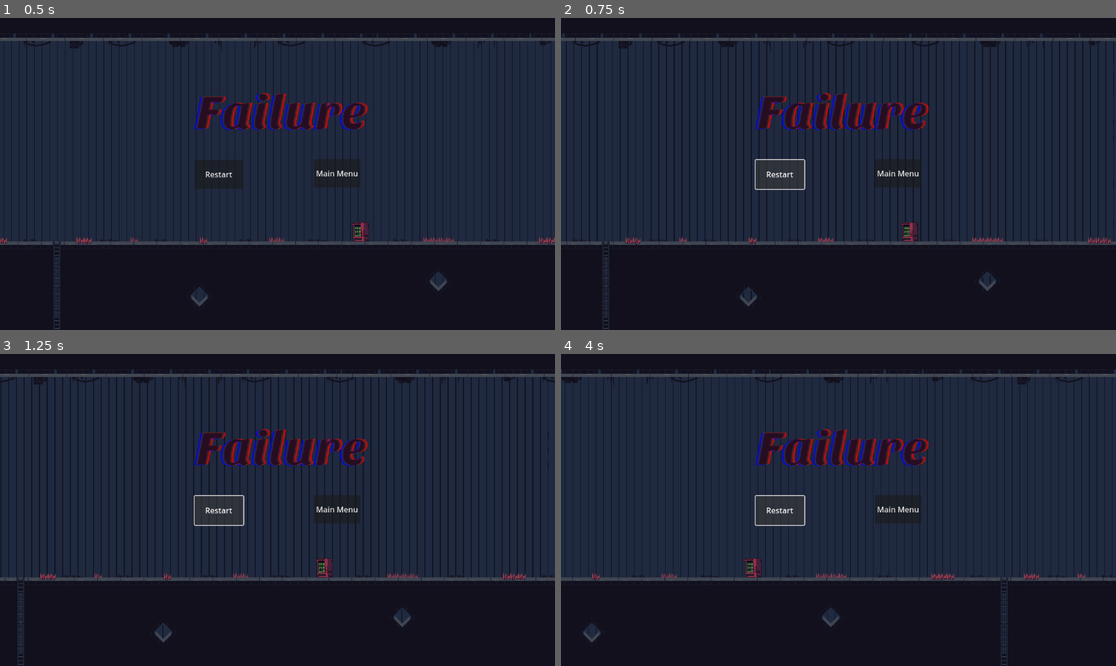
Above: before the commit, frames 1-4 (two rows, left to right).
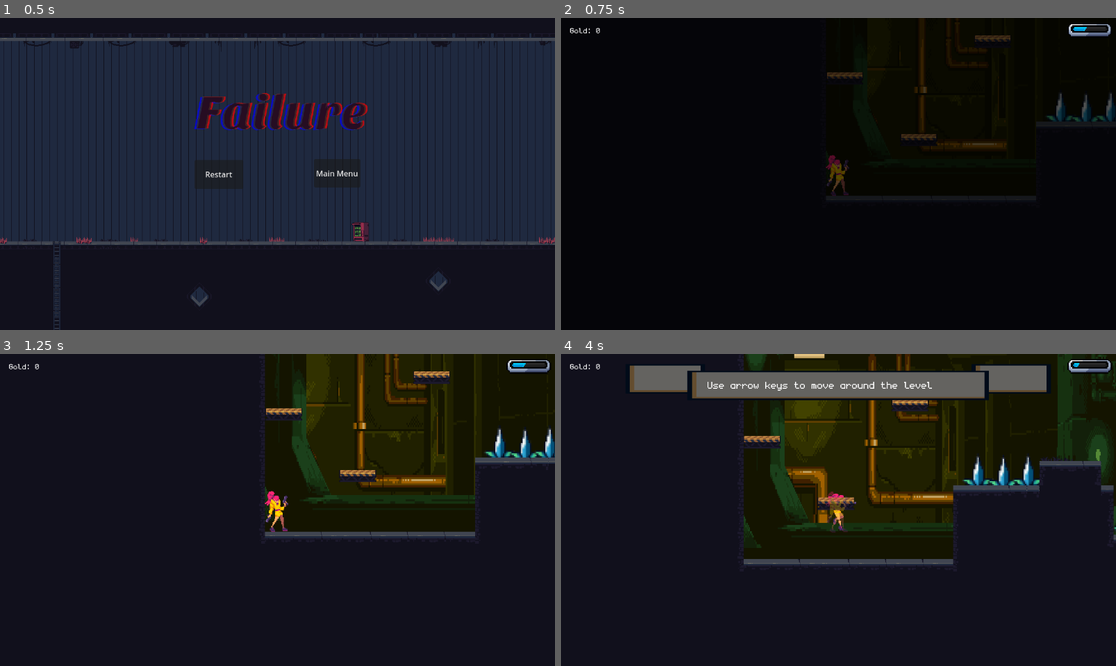
Above: after the commit, the same moments.

Repository: NickYoungren/ChronoQuest
Game: Godot game, scene res://scenes/death_scene.tscn
Two runs of this game, one before a commit and one after it. Both use one fixed random seed, a clock stepped at 60 frames per second and the inputs below. This scene is started directly instead of the project's main scene. Sound files missing from this copy of the repository are replaced by a short silence.
Inputs (mouse positions are in pixels of both pictures, inside the frame that each line leads up to):
- Up to frame 1 (0.5 s): no input
- Up to frame 2 (0.75 s): click "Restart" at 0.5 s
- Up to frame 3 (1.25 s): no input
- Up to frame 4 (4 s): click (777, 510) at 1.25 s, where only the run before the commit has a clickable "Restart"; click (777, 510) at 2 s, where only the run before the commit has a clickable "Restart"; tap Enter (ui_accept) at 2.75, 3.02, 3.77 s; hold Right (ui_right) from 2.78 s (still down); tap Z (dash) at 2.85 s; tap R (rewind) at 3.6 s

Frame 1 is identical in both runs. In frame 2, 68% of the frame differs, in the area x 0-100%, y 0-100%; in frame 3, 62%; in frame 4, 66%.

Commit message:
fixed path names for export

Diff:
--- a/scenes/level_complete.gd
+++ b/scenes/level_complete.gd
@@ -12,10 +12,10 @@
 
 func _on_next_pressed():
 	print(Game.level)
-	if Game.level == 1:
+	if Game.level <= 1:
 		ChangeScene.change_scene("res://scenes/world.tscn")
 	elif Game.level == 2:
-		ChangeScene.change_scene("res://scenes/room.tscn")
+		ChangeScene.change_scene("res://scenes/Room.tscn")
 	elif Game.level == 3:
 		ChangeScene.change_scene("res://scenes/2floor.tscn")
 	elif Game.level == 4:
@@ -44,7 +44,7 @@
 		ChangeScene.change_scene("res://scenes/world.tscn")
 		Game.level -= 1
 	elif Game.level == 3:
-		ChangeScene.change_scene("res://scenes/room.tscn")
+		ChangeScene.change_scene("res://scenes/Room.tscn")
 		Game.level -= 1
 	elif Game.level > 3:
 		ChangeScene.change_scene("res://scenes/2floor.tscn")
Not shown: 3 places in Player/Player.tscn that only renumber resources
Not shown, added: export_presets.cfg
Not shown, changed: savegame.bin
